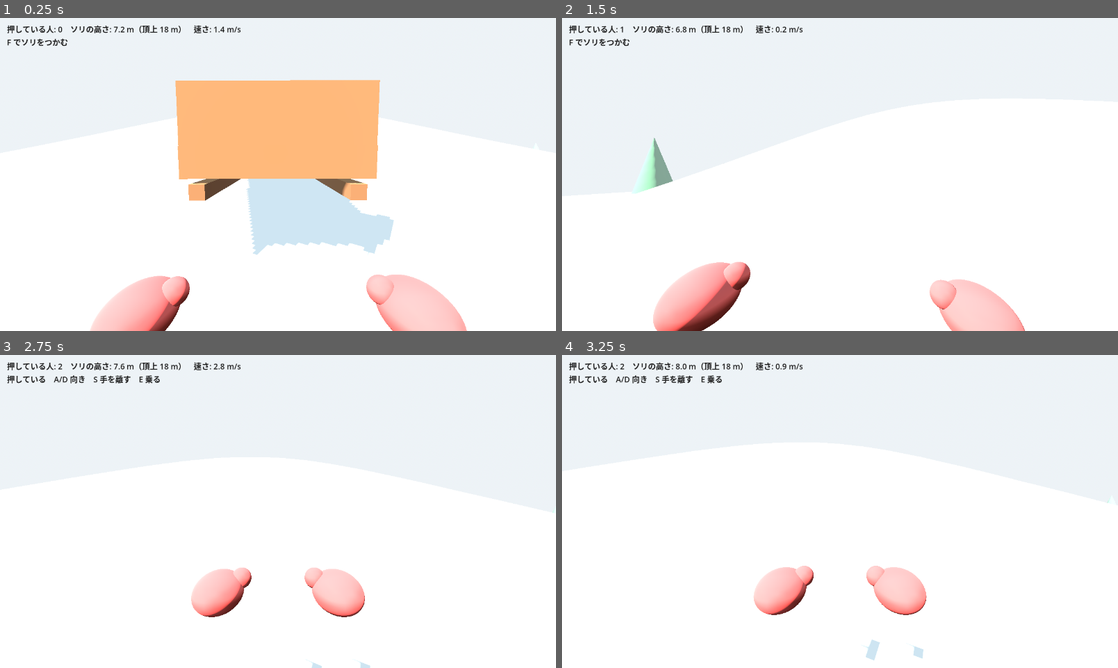
Above: before the commit, frames 1-4 (two rows, left to right).
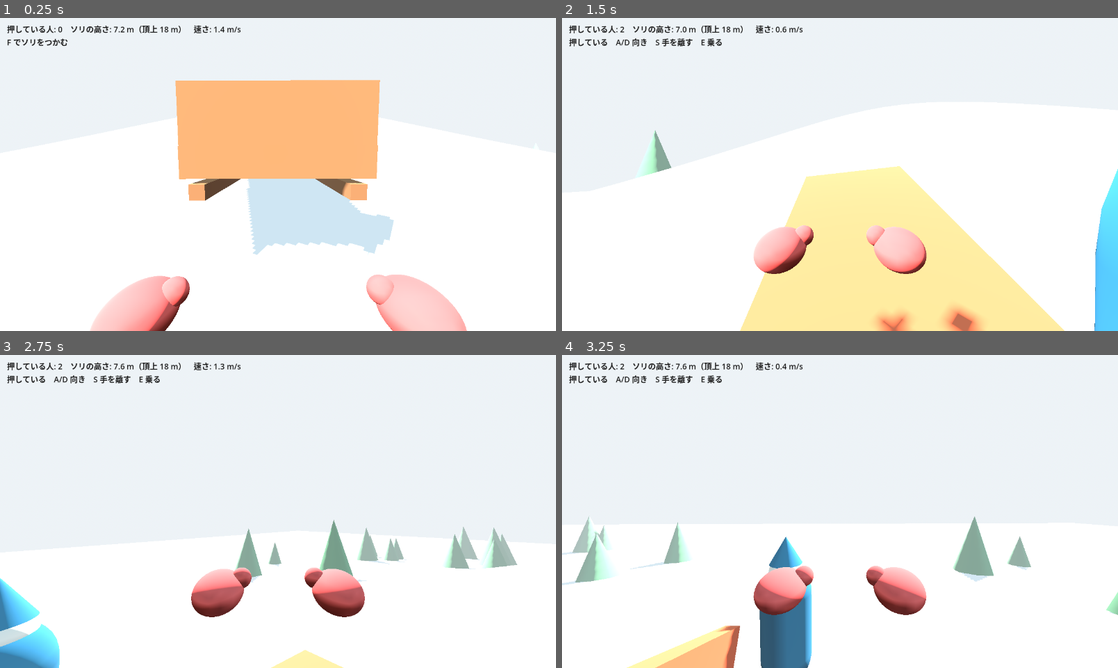
Above: after the commit, the same moments.

Repository: rigelpain/Lodge
Game: Godot game, scene res://main.tscn
Same seed, same stepped clock (60 frames per second), same inputs: the game is played once before the commit and once after it.
Inputs (mouse positions are in pixels of both pictures, inside the frame that each line leads up to):
- Up to frame 1 (0.25 s): no input
- Up to frame 2 (1.5 s): tap Enter at 0.5 s; move the mouse to (867, 174) at 0.52 s; hold W from 0.53 s (still down); tap F at 0.6 s; tap Space at 0.77 s; tap R at 0.8, 1.35 s; move the mouse to (812, 174) at 1.27 s
- Up to frame 3 (2.75 s): keep holding W; tap Space at 1.52 s; tap E at 1.55, 2.1 s; move the mouse to (289, 505) at 2.02 s; tap F at 2.3 s
- Up to frame 4 (3.25 s): keep holding W; move the mouse to (834, 517) at 2.77 s; tap F at 2.85 s; tap Space at 3.02 s; tap R at 3.05 s

The runs differ from the first frame. In frame 1, less than 0.1% of the frame differs, in the area x 31-69%, y 19-57%; in frame 2, 25%, in the area x 1-100%, y 2-100%; in frame 3, 6.6%; in frame 4, 8.0%.

Commit message:
ソリのまわりのどこからでもつかめるように。前に紐を付けて引ける。ホイールで視野角
代表の言葉「全方位から押せるようにしたい」「紐をつけて紐で引っ張れるように」
「前から掴んだときの前後がおかしい」「スクロールで視野角変えられるように」。
固定の取っ手をやめ、立った所からソリの縁のいちばん近い所をつかみ、縁から
中心へ向かって押す（前の版は常にソリの進む向きに押していたのが前後の不具合）。
滑り木として横滑りに抵抗を付け、横から押すと進むより向きが変わる。
前の紐（3 m）は前に回って F で持ち、歩いて張ると引ける。紐は円柱をつないで描く。
確かめ用に --sim=rope / --sim=side を足した。

Co-Authored-By: Claude Fable 5.1 <noreply@anthropic.com>

Diff:
--- a/game/main.gd
+++ b/game/main.gd
@@ -177,12 +177,23 @@
 		"押している人: %d　ソリの高さ: %.1f m（頂上 %.0f m）　速さ: %.1f m/s" % [sled.pushers, s.y, HILL_H, sled.linear_velocity.length()],
 	]
 	if player:
-		lines.append(player.prompt if player.prompt != "" else "WASD 歩く　マウス 見回す　Space ジャンプ　ソリの後ろで F つかむ　E 乗る　R ソリをふもとへ　Esc マウスを離す")
+		lines.append(player.prompt if player.prompt != "" else "WASD 歩く　マウス 見回す　ホイール 視野角　Space ジャンプ　ソリのそばで F つかむ（前では紐を持つ）　E 乗る　R ソリをふもとへ　Esc マウスを離す")
 	hud.text = "\n".join(lines)
 
 	# --sim: あなたが W を押し続けたことにする（吸い付き→押すの確かめ用）
+	# --sim=rope: 先にソリの前に回って紐を持ち、それから W で歩く（引く確かめ用）
+	# --sim=side: 先にソリの横に立ち、それから W で押す（横から押す確かめ用）
 	if args.has("sim") and player and elapsed > 1.0 and not _sim_sent:
 		_sim_sent = true
+		var fwd: Vector3 = -sled.global_basis.z
+		if args["sim"] == "rope":
+			player.global_position = sled.to_global(Vector3(0, 0, -2.6)) + Vector3.UP * 0.2
+			player.rotation.y = atan2(-fwd.x, -fwd.z)
+			player.grab_rope()
+		elif args["sim"] == "side":
+			player.global_position = sled.to_global(Vector3(2.0, 0, 0)) + Vector3.UP * 0.2
+			var inward: Vector3 = -sled.global_basis.x
+			player.rotation.y = atan2(-inward.x, -inward.z)
 		var ev := InputEventKey.new()
 		ev.physical_keycode = KEY_W
 		ev.pressed = true
@@ -195,7 +206,7 @@
 			log_t = 0.0
 			var bots := get_children().filter(func(c): return c.get_script() == Bot)
 			var bd: float = bots[0].global_position.distance_to(s) if bots.size() > 0 else 0.0
-			var me := ("　あなた=%s %s" % [["歩く", "つかむ", "乗る"][player.mode], player.prompt]) if player else ""
+			var me := ("　あなた=%s %s" % [["歩く", "つかむ", "乗る", "紐"][player.mode], player.prompt]) if player else ""
 			print("t=%.0f 高さ=%.2f 頂上まで=%.1f 押していた割合=%.0f%% 乗る人=%d 仲間との距離=%.1f%s" % [elapsed, s.y, top, 100.0 * _duty / _frames, sled.riders.size(), bd, me])
 			_duty = 0
 			_frames = 0
--- a/game/player.gd
+++ b/game/player.gd
@@ -1,30 +1,36 @@
 extends CharacterBody3D
 ## あなた。一人称で、見えるのはフェルトの手袋をした両手だけ。
-## ソリの後ろの取っ手を F でつかむ（近くで W を押し続けても吸い付く）。
+## ソリのまわりのどこからでも F でつかめる（近くで W を押し続けても吸い付く）。
 ## つかんだまま W で押し、A/D で向きを変え、S を引き続けるか F で手を離す。
-## ふさぐのも、逆から押すのも、取っ手でなく横や前からつかめば同じ仕組みでできる。
+## 前に回って F を押すと紐を持ち、歩いて引ける。
 
 const SPEED := 4.0
+const SPEED_TAUT := 2.6      # 紐が張っているときの歩く速さ
 const JUMP := 4.5
 const GRAVITY := 9.8
-const GRAB_REACH := 2.2      # F でつかめる距離 (m)
-const SNAP_REACH := 1.1      # W で歩いて近づくと吸い付く距離 (m)
+const GRAB_REACH := 2.2      # F でつかめる、立つ位置までの距離 (m)
+const SNAP_REACH := 1.0      # W で歩いて近づくと吸い付く距離 (m)
 const LET_GO_SPEED := 5.0    # ソリがこれより速く滑ると手が離れる (m/s)
-
-enum Mode { WALK, GRIP, RIDE }
+const ROPE_SEGS := 14
+
+enum Mode { WALK, GRIP, RIDE, ROPE }
 
 var sled: RigidBody3D
 var cam: Camera3D
 var hands: Array[Node3D] = []
 var mode := Mode.WALK
 var seat := Vector3.INF
-var handle := Vector3.INF    # つかんでいる取っ手（ソリの座標）
+var handle := Vector3.INF    # つかんでいる所（ソリの座標）
+var push_dir := Vector3.ZERO # 押す向き（ソリの座標）
 var pushing := false
+var pulling := false
 var prompt := ""             # 画面に出す一言（main.gd が読む）
+var base_fov := 75.0         # ホイールで変える視野角
 var _col: CollisionShape3D
 var _t := 0.0
 var _pull := 0.0             # S を引き続けた時間
 var _snap := 0.0             # 吸い付きの途中（0→1）
+var _rope: Array[MeshInstance3D] = []
 
 
 func _ready() -> void:
@@ -68,6 +74,23 @@
 		h.set_meta("side", s)
 		hands.append(h)
 
+	# 紐: 短い円柱をつないで描く（持っていないときはソリの前に垂れている）
+	var rope_mat := StandardMaterial3D.new()
+	rope_mat.albedo_color = Color(0.82, 0.72, 0.5)
+	rope_mat.roughness = 1.0
+	for i in ROPE_SEGS:
+		var seg := MeshInstance3D.new()
+		var cm := CylinderMesh.new()
+		cm.top_radius = 0.022
+		cm.bottom_radius = 0.022
+		cm.height = 1.0
+		cm.radial_segments = 6
+		seg.mesh = cm
+		seg.material_override = rope_mat
+		seg.top_level = true
+		add_child(seg)
+		_rope.append(seg)
+
 	Input.mouse_mode = Input.MOUSE_MODE_CAPTURED
 
 
@@ -75,17 +98,26 @@
 	if e is InputEventMouseMotion and Input.mouse_mode == Input.MOUSE_MODE_CAPTURED:
 		rotate_y(-e.relative.x * 0.003)
 		cam.rotation.x = clamp(cam.rotation.x - e.relative.y * 0.003, -1.4, 1.3)
-	elif e is InputEventMouseButton and e.pressed and Input.mouse_mode != Input.MOUSE_MODE_CAPTURED:
-		Input.mouse_mode = Input.MOUSE_MODE_CAPTURED
+	elif e is InputEventMouseButton and e.pressed:
+		if e.button_index == MOUSE_BUTTON_WHEEL_UP:
+			base_fov = clamp(base_fov - 3.0, 50.0, 110.0)
+		elif e.button_index == MOUSE_BUTTON_WHEEL_DOWN:
+			base_fov = clamp(base_fov + 3.0, 50.0, 110.0)
+		elif Input.mouse_mode != Input.MOUSE_MODE_CAPTURED:
+			Input.mouse_mode = Input.MOUSE_MODE_CAPTURED
 	elif e is InputEventKey and e.pressed and not e.echo:
 		match e.physical_keycode:
 			KEY_ESCAPE:
 				Input.mouse_mode = Input.MOUSE_MODE_VISIBLE
 			KEY_F:
-				if mode == Mode.GRIP:
-					let_go()
-				elif mode == Mode.WALK:
-					grab()
+				match mode:
+					Mode.GRIP, Mode.ROPE:
+						let_go()
+					Mode.WALK:
+						if _rope_end_near():
+							grab_rope()
+						else:
+							grab()
 			KEY_E:
 				if mode == Mode.RIDE:
 					get_off()
@@ -93,39 +125,48 @@
 					get_on()
 
 
-## いちばん近い取っ手。届かなければ INF
-func _nearest_handle(reach: float) -> Vector3:
-	var best := Vector3.INF
-	var best_d := reach
-	for h in sled.HANDLES:
-		var d := global_position.distance_to(sled.to_global(h))
-		if d < best_d:
-			best_d = d
-			best = h
-	return best
+## 紐の先（ソリの前）に近いか
+func _rope_end_near() -> bool:
+	var p: Vector3 = sled.to_local(global_position)
+	return p.z < -sled.HALF.y - 0.3 and abs(p.x) < 1.3 and p.length() < sled.HALF.y + GRAB_REACH
 
 
 func grab() -> void:
-	var h := _nearest_handle(GRAB_REACH)
-	if h == Vector3.INF or not sled.take_handle(self, h):
-		return
-	handle = h
+	var gp: Array = sled.grip_point_near(global_position)
+	var stand: Vector3 = gp[0]
+	if global_position.distance_to(sled.to_global(stand)) > GRAB_REACH:
+		return
+	if not sled.take_handle(self, stand):
+		return
+	handle = stand
+	push_dir = gp[1]
 	mode = Mode.GRIP
 	_col.disabled = true
 	_snap = 0.0
 	_pull = 0.0
-	# 体をソリの進む向きに向ける（視線はそのあと自由）
-	var fwd := -sled.global_basis.z
+	# 体を押す向きに向ける（視線はそのあと自由）
+	var fwd: Vector3 = sled.global_basis * push_dir
 	rotation.y = atan2(-fwd.x, -fwd.z)
 
 
+func grab_rope() -> void:
+	if not sled.take_rope(self):
+		return
+	mode = Mode.ROPE
+	_pull = 0.0
+
+
 func let_go() -> void:
-	if mode != Mode.GRIP:
-		return
-	sled.release_handle(self)
-	handle = Vector3.INF
+	match mode:
+		Mode.GRIP:
+			sled.release_handle(self)
+			handle = Vector3.INF
+			_col.disabled = false
+		Mode.ROPE:
+			sled.release_rope(self)
+		_:
+			return
 	mode = Mode.WALK
-	_col.disabled = false
 	velocity = Vector3.ZERO
 
 
@@ -135,9 +176,8 @@
 	var s: Vector3 = sled.mount(self)
 	if s == Vector3.INF:
 		return
-	if mode == Mode.GRIP:
-		sled.release_handle(self)
-		handle = Vector3.INF
+	if mode == Mode.GRIP or mode == Mode.ROPE:
+		let_go()
 	seat = s
 	mode = Mode.RIDE
 	_col.disabled = true
@@ -161,6 +201,7 @@
 func _physics_process(dt: float) -> void:
 	_t += dt
 	pushing = false
+	pulling = false
 	prompt = ""
 
 	match mode:
@@ -170,16 +211,32 @@
 			prompt = "W 前へ　A/D 曲がる　E 降りる"
 		Mode.GRIP:
 			_grip(dt)
+		Mode.ROPE:
+			_walk(dt, true)
 		Mode.WALK:
-			_walk(dt)
+			_walk(dt, false)
 	_pose_hands(dt)
-
-
-func _walk(dt: float) -> void:
+	_draw_rope()
+
+
+func _walk(dt: float, with_rope: bool) -> void:
 	var input := Vector2(_key(KEY_D) - _key(KEY_A), _key(KEY_S) - _key(KEY_W))
 	var dir := (global_basis * Vector3(input.x, 0, input.y)).normalized()
-	velocity.x = dir.x * SPEED
-	velocity.z = dir.z * SPEED
+	var speed := SPEED
+	if with_rope:
+		# 紐が張っていれば、手の位置から引く。引いている間は歩みが重くなる
+		var over: float = sled.pull_rope(_hand_world())
+		if over > 0.0:
+			pulling = true
+			speed = SPEED_TAUT
+		# 紐より遠くへは行けない
+		var anchor: Vector3 = sled.to_global(sled.ROPE_ANCHOR)
+		var d := global_position - anchor
+		d.y = 0
+		if d.length() > sled.ROPE_LEN + 0.3:
+			global_position = anchor + d.normalized() * (sled.ROPE_LEN + 0.3) + Vector3(0, global_position.y - anchor.y, 0)
+	velocity.x = dir.x * speed
+	velocity.z = dir.z * speed
 	if is_on_floor():
 		if Input.is_physical_key_pressed(KEY_SPACE):
 			velocity.y = JUMP
@@ -187,15 +244,25 @@
 		velocity.y -= GRAVITY * dt
 	move_and_slide()
 
-	var h := _nearest_handle(GRAB_REACH)
-	if h == Vector3.INF:
-		return
-	var hp := sled.to_global(h)
-	var to := hp - global_position
-	to.y = 0
-	var facing := to.normalized().dot(-global_basis.z) > 0.6
-	# 前へ歩いて取っ手に触れたら吸い付く
-	if input.y < 0 and facing and to.length() < SNAP_REACH:
+	if with_rope:
+		if sled.linear_velocity.length() > LET_GO_SPEED:
+			let_go()
+			return
+		prompt = "紐を引いている　F 手を離す" if pulling else "紐を持っている　歩くと引ける　F 手を離す"
+		return
+
+	if _rope_end_near():
+		prompt = "F で紐を持つ"
+		return
+	var gp: Array = sled.grip_point_near(global_position)
+	var stand_w: Vector3 = sled.to_global(gp[0])
+	if global_position.distance_to(stand_w) > GRAB_REACH:
+		return
+	var fwd: Vector3 = sled.global_basis * gp[1]
+	fwd.y = 0
+	var facing := fwd.normalized().dot(-global_basis.z) > 0.6
+	# ソリへ向かって歩いて縁に触れたら吸い付く
+	if input.y < 0 and facing and global_position.distance_to(stand_w) < SNAP_REACH:
 		grab()
 		return
 	if facing:
@@ -203,17 +270,17 @@
 
 
 func _grip(dt: float) -> void:
-	# 手が取っ手に吸い付き、体はソリについて行く
+	# 手が縁に吸い付き、体はソリについて行く
 	_snap = min(1.0, _snap + dt * 5.0)
-	var target := sled.to_global(handle)
+	var target: Vector3 = sled.to_global(handle)
 	global_position = global_position.lerp(target, _snap) if _snap < 1.0 else target
 	velocity = Vector3.ZERO
 
-	var fwd := -sled.global_basis.z
+	var fwd: Vector3 = sled.global_basis * push_dir
 	fwd.y = 0
 	fwd = fwd.normalized()
 	if Input.is_physical_key_pressed(KEY_W):
-		sled.push(fwd, sled.to_global(handle) + fwd * 0.6 + Vector3.UP * 0.5)
+		sled.push(fwd, target + fwd * 0.6 + Vector3.UP * 0.5)
 		pushing = true
 	var steer := _key(KEY_D) - _key(KEY_A)
 	if steer != 0.0:
@@ -229,20 +296,69 @@
 	prompt = "押している　A/D 向き　S 手を離す　E 乗る" if pushing else "W 押す　A/D 向き　S 手を離す　E 乗る"
 
 
+## 紐を持つ手の位置（世界座標）
+func _hand_world() -> Vector3:
+	return cam.to_global(Vector3(0.2, -0.3, -0.4))
+
+
 func _pose_hands(dt: float) -> void:
 	var bob := sin(_t * 9.0)
-	# 押すと視点がわずかに揺れ、画角が少し広がる
-	cam.position.y = lerp(cam.position.y, 1.55 + (bob * 0.02 if pushing else 0.0), min(1.0, dt * 10.0))
-	cam.fov = lerp(cam.fov, 79.0 if pushing else 75.0, min(1.0, dt * 4.0))
+	var working := pushing or pulling
+	# 押す・引くと視点がわずかに揺れ、画角が少し広がる
+	cam.position.y = lerp(cam.position.y, 1.55 + (bob * 0.02 if working else 0.0), min(1.0, dt * 10.0))
+	cam.fov = lerp(cam.fov, base_fov + (4.0 if working else 0.0), min(1.0, dt * 4.0))
 	for h in hands:
 		var s: int = h.get_meta("side")
 		var target: Vector3
-		if mode == Mode.GRIP:
-			# 取っ手を握る。押すと腕が少し伸びる
-			var reach := -0.5 - (0.06 if pushing else 0.0)
-			target = Vector3(0.17 * s, -0.22 + (bob * 0.015 if pushing else 0.0), reach)
-		elif mode == Mode.RIDE:
-			target = Vector3(0.28 * s, -0.32, -0.35)
-		else:
-			target = Vector3(0.3 * s, -0.3 + sin(_t * 6.0 + s) * 0.01 * velocity.length(), -0.45)
+		match mode:
+			Mode.GRIP:
+				# 縁を握る。押すと腕が少し伸びる
+				var reach := -0.5 - (0.06 if pushing else 0.0)
+				target = Vector3(0.17 * s, -0.22 + (bob * 0.015 if pushing else 0.0), reach)
+			Mode.ROPE:
+				# 右手で紐を握り、左手は振る
+				if s > 0:
+					target = Vector3(0.2, -0.3 - (0.05 if pulling else 0.0), -0.4)
+				else:
+					target = Vector3(-0.3, -0.3 + sin(_t * 6.0) * 0.01 * velocity.length(), -0.45)
+			Mode.RIDE:
+				target = Vector3(0.28 * s, -0.32, -0.35)
+			_:
+				target = Vector3(0.3 * s, -0.3 + sin(_t * 6.0 + s) * 0.01 * velocity.length(), -0.45)
 		h.position = h.position.lerp(target, clamp(dt * 12.0, 0.0, 1.0))
+
+
+## 紐を描く。持っていれば手まで、持っていなければソリの前に垂れる
+func _draw_rope() -> void:
+	var a: Vector3 = sled.to_global(sled.ROPE_ANCHOR)
+	var b: Vector3
+	if mode == Mode.ROPE:
+		b = _hand_world()
+	else:
+		b = a + (-sled.global_basis.z) * 1.2
+		b.y = a.y - 0.28
+	var d := a.distance_to(b)
+	var slack: float = max(0.0, sled.ROPE_LEN - d) if mode == Mode.ROPE else 0.4
+	var sag: float = min(slack * 0.45, 1.2)
+	var pts: Array[Vector3] = []
+	for i in ROPE_SEGS + 1:
+		var t := float(i) / ROPE_SEGS
+		var p := a.lerp(b, t)
+		p.y -= sag * sin(PI * t)
+		pts.append(p)
+	for i in ROPE_SEGS:
+		var p0 := pts[i]
+		var p1 := pts[i + 1]
+		var seg := _rope[i]
+		var mid := (p0 + p1) * 0.5
+		var v := p1 - p0
+		var len := v.length()
+		if len < 0.001:
+			seg.visible = false
+			continue
+		seg.visible = true
+		var up := Vector3.UP if abs(v.normalized().dot(Vector3.UP)) < 0.99 else Vector3.RIGHT
+		var basis := Basis.looking_at(v.normalized(), up)
+		# CylinderMesh は y 軸が長さ。見ている向き（-z）を y に合わせる
+		basis = basis * Basis(Vector3.RIGHT, -PI / 2)
+		seg.global_transform = Transform3D(basis.scaled(Vector3(1, len, 1)), mid)
--- a/game/sled.gd
+++ b/game/sled.gd
@@ -6,12 +6,17 @@
 const CLIMB_DAMP := 1.6     # 登るときの減速（押すのをやめるとすぐ止まる）
 const RIDE_DAMP := 0.12     # 乗って滑るときの減速
 const SEATS := [Vector3(0, 0.45, -0.75), Vector3(0, 0.45, 0.15), Vector3(0, 0.45, 1.0)]
-## つかめる取っ手（ソリの座標）。後ろの真ん中・左・右、それに前（逆から押す用）
-const HANDLES := [Vector3(0, 0, 2.0), Vector3(-0.9, 0, 2.0), Vector3(0.9, 0, 2.0), Vector3(0, 0, -2.1)]
+const HALF := Vector2(0.75, 1.4)   # 台の半分の幅と長さ
+const STAND := 0.6                 # つかむ人が立つ、縁からの距離
+const ROPE_ANCHOR := Vector3(0, 0.3, -1.45)
+const ROPE_LEN := 3.0
+const ROPE_K := 260.0              # 紐が張ったときの引く力 (N/m)
+const SLIP_RESIST := 3.0           # 滑り木の横滑りのしにくさ
 
 var pushers := 0            # 前のコマで押していた人数（表示用）
 var riders: Array[Node3D] = []
-var holders := {}           # 取っ手 → つかんでいる人
+var holders := {}           # つかんでいる人 → つかんだ所（ソリの座標）
+var rope_holder: Node3D = null
 var _push_count := 0
 
 
@@ -57,23 +62,62 @@
 	if dir.length() < 0.01:
 		return
 	var f := dir.normalized() * PUSH_FORCE
-	# 手の位置で押すとソリが回って横に逃げ、1人では登れなくなるので、力は台の中心にかける
-	apply_force(f, global_basis * Vector3(0, 0.2, 0))
+	# 力は手の位置の近くにかける。ただし横のずれは弱めて、後ろから押したときに回りすぎないように
+	var p := to_local(at)
+	apply_force(f, global_basis * Vector3(p.x * 0.35, 0.2, clamp(p.z, -HALF.y, HALF.y) * 0.5))
 	_push_count += 1
 
 
+## 立っている所（世界座標）から、ソリの縁のいちばん近いつかみ所と、押す向きを返す
+## [立つ位置（ソリの座標）, 押す向き（ソリの座標）]
+func grip_point_near(world_pos: Vector3) -> Array:
+	var p := to_local(world_pos)
+	var ex := HALF.x + STAND
+	var ez := HALF.y + STAND
+	if abs(p.x) / ex > abs(p.z) / ez:
+		var sx := signf(p.x) if p.x != 0.0 else 1.0
+		return [Vector3(sx * ex, 0, clamp(p.z, -HALF.y, HALF.y)), Vector3(-sx, 0, 0)]
+	var sz := signf(p.z) if p.z != 0.0 else 1.0
+	return [Vector3(clamp(p.x, -HALF.x, HALF.x), 0, sz * ez), Vector3(0, 0, -sz)]
+
+
 func take_handle(who: Node3D, h: Vector3) -> bool:
-	if holders.has(h) and holders[h] != who:
-		return false
-	release_handle(who)
-	holders[h] = who
+	for other in holders:
+		if other != who and holders[other].distance_to(h) < 0.7:
+			return false
+	holders[who] = h
 	return true
 
 
 func release_handle(who: Node3D) -> void:
-	for k in holders.keys():
-		if holders[k] == who:
-			holders.erase(k)
+	holders.erase(who)
+
+
+func take_rope(who: Node3D) -> bool:
+	if rope_holder != null and rope_holder != who:
+		return false
+	rope_holder = who
+	return true
+
+
+func release_rope(who: Node3D) -> void:
+	if rope_holder == who:
+		rope_holder = null
+
+
+## 紐を持つ人の手の位置から、張っていれば引く。張った分の長さを返す（たるみなら負）
+func pull_rope(hand: Vector3) -> float:
+	var anchor := to_global(ROPE_ANCHOR)
+	var d := hand - anchor
+	var over := d.length() - ROPE_LEN
+	if over > 0.0:
+		var dir := d
+		dir.y = 0
+		apply_force(dir.normalized() * min(over * ROPE_K, 600.0), anchor - global_position)
+		_push_count += 1
+	return over
+
+
 
 
 ## 取っ手を握ったまま、押す向きを変える（乗っているときより弱い）
@@ -105,9 +149,11 @@
 	for r in riders.duplicate():
 		if r.has_method("get_off"):
 			r.get_off()
-	for who in holders.values():
+	for who in holders.keys():
 		if who.has_method("let_go"):
 			who.let_go()
+	if rope_holder and rope_holder.has_method("let_go"):
+		rope_holder.let_go()
 	linear_velocity = Vector3.ZERO
 	angular_velocity = Vector3.ZERO
 	global_transform = Transform3D(Basis(), pos)
@@ -117,6 +163,10 @@
 	pushers = _push_count
 	_push_count = 0
 	linear_damp = RIDE_DAMP if riders.size() > 0 else CLIMB_DAMP
+	# 滑り木: 前後にはよく滑り、横には滑りにくい
+	var side := global_basis.x
+	var slip := side * linear_velocity.dot(side)
+	apply_central_force(-slip * mass * SLIP_RESIST)
 	# 起き上がり: 大きく傾いたら少しずつ戻す
 	var up := global_basis.y
 	if up.y < 0.5:
